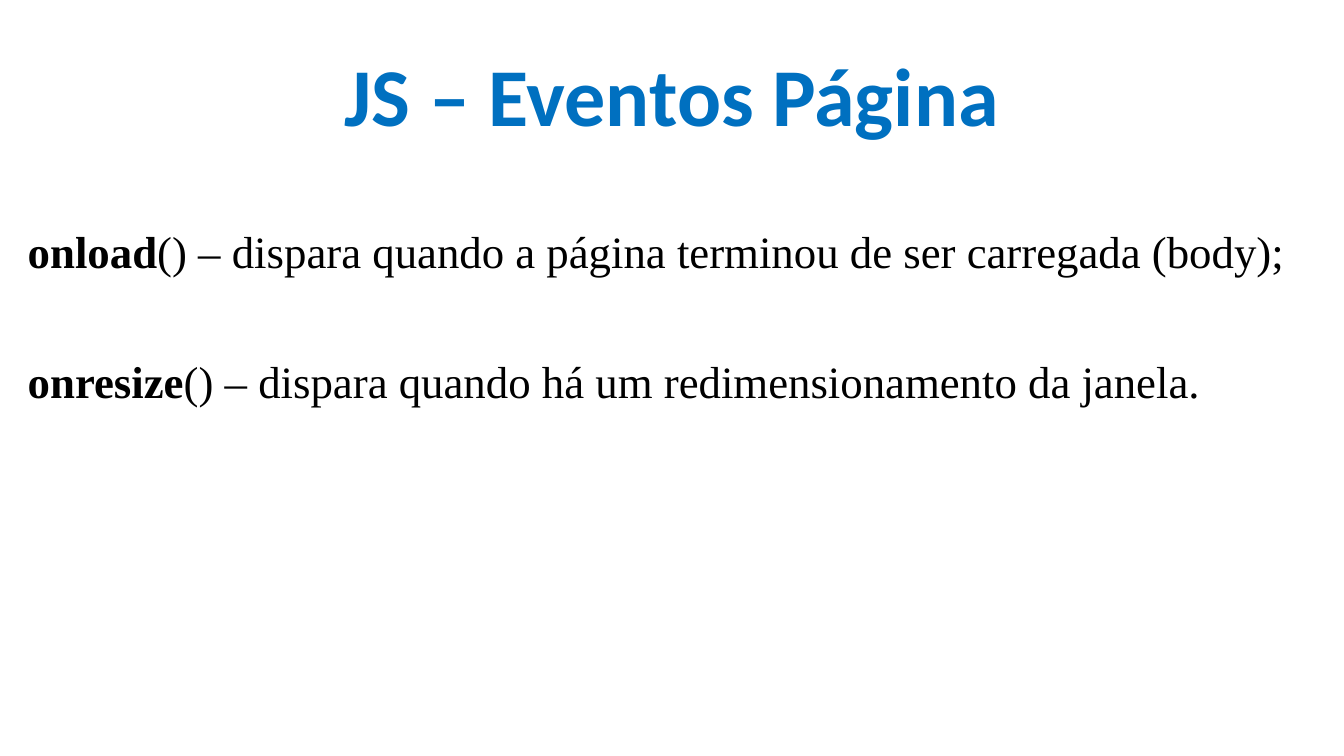
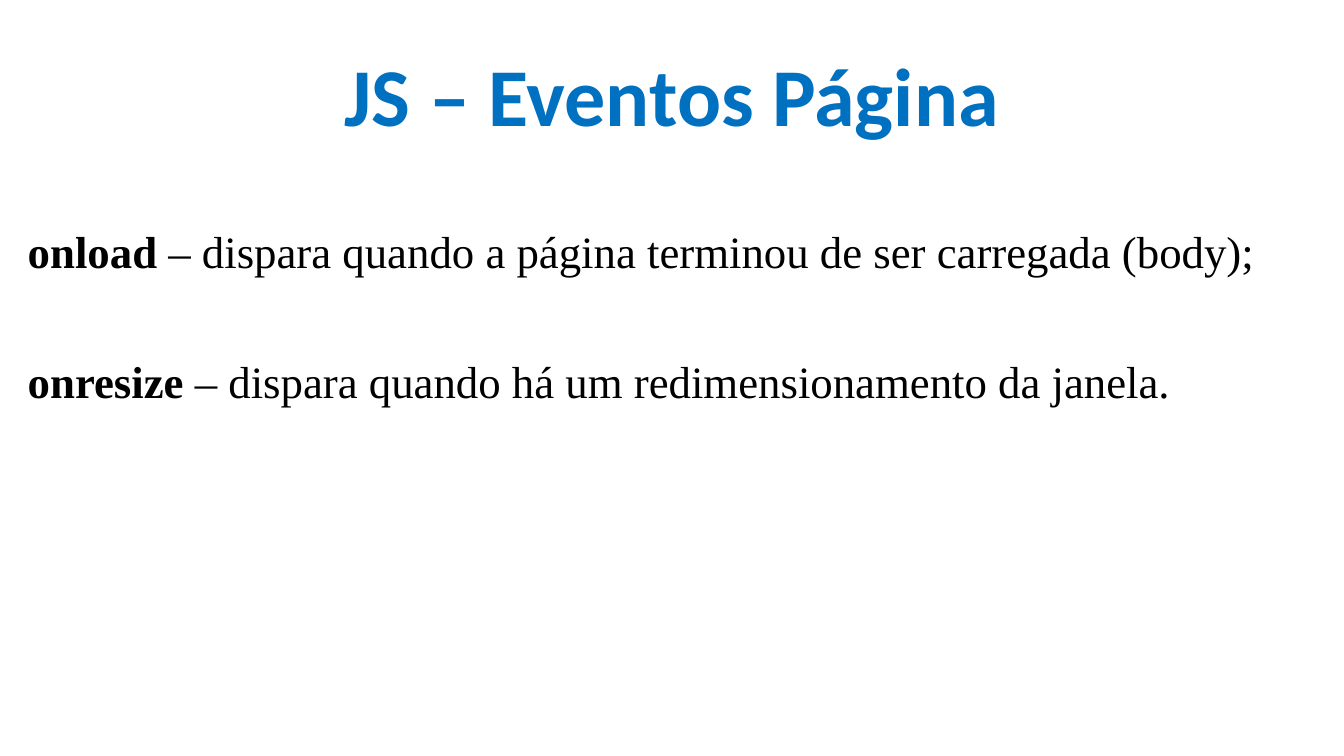
Before and after one commit to CloudEducationBrazil/WydenDesenvolvimentoWebPHP, a slide deck: slide 42 of 01 Classes/Aula 09 Desenvolvimento Web PHP - JS.pptx (slide 40 before the commit). Drawn at 1344x756 pixels with LibreOffice and Linux fonts; fonts in the diff are those of the drawing; background and template pictures are left out. Boxes give left, top, right and bottom in pixels: in the first picture for what was removed or moved away, otherwise in the second. Text is boxed around its words. In the diff, an @@ line names an element or a change of style, - is before the commit and + after.

```diff
--- a/01 Classes/Aula 09 Desenvolvimento Web PHP - JS.pptx
+++ b/01 Classes/Aula 09 Desenvolvimento Web PHP - JS.pptx
@@ text at <box>28,236,1254,408</box>: text changed @@
-onload() – dispara quando a página terminou de ser carregada (body);
-onresize() – dispara quando há um redimensionamento da janela.
+onload – dispara quando a página terminou de ser carregada (body);
+onresize – dispara quando há um redimensionamento da janela.
```
Also in this commit, not shown: 8 other slides changed, 2 slides added, 1 other file.
